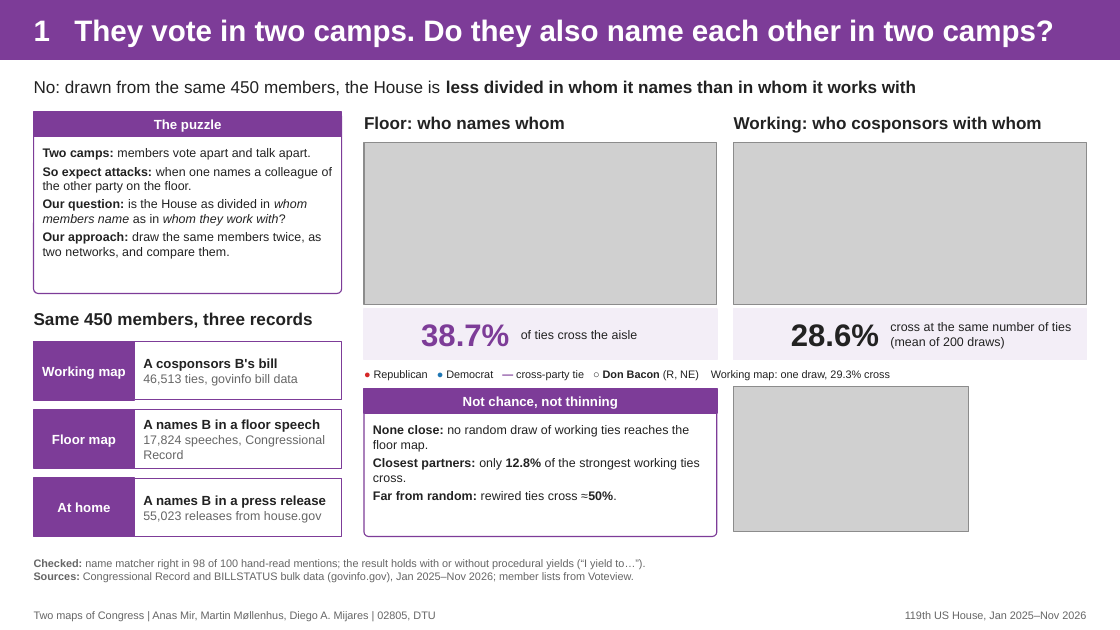
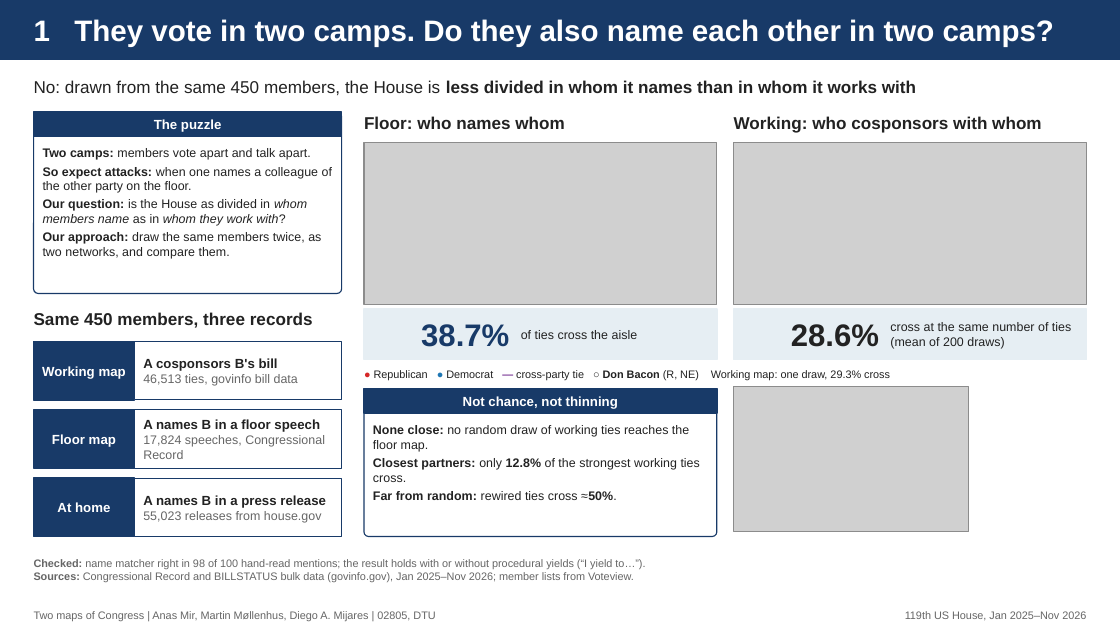
Before and after one commit to martinmoll/SocialGraphsAndInteractions, a slide deck: slide 1 of project/report/slides/slides.pptx. Drawn at 1120x630 pixels with LibreOffice and Linux fonts; fonts in the diff are those of the drawing; grey boxes stand for pictures. Boxes give left, top, right and bottom in pixels: in the first picture for what was removed or moved away, otherwise in the second. Text is boxed around its words. In the diff, an @@ line names an element or a change of style, - is before the commit and + after.

```diff
--- a/project/report/slides/slides.pptx
+++ b/project/report/slides/slides.pptx
@@ fill #7D3C98 to #183A68; outline #7D3C98 1 pt to #183A68 1 pt in 6 elements at [0,0,1120,59], [34,342,134,400], [34,410,134,468], [34,478,134,536], [364,389,717,413], [34,112,342,137] @@
@@ rectangle at [364,309,717,360]: fill #F3EEF7 to #E6EEF3; outline #F3EEF7 1 pt to #E6EEF3 1 pt @@
@@ text "38.7%" at [421,324,509,347]: text colour #7D3C98 to #183A68 @@
@@ outline #7D3C98 0.75 pt to #183A68 0.75 pt in 5 elements at [34,112,342,293], [134,342,342,400], [134,410,342,468], [134,478,342,536], [364,389,717,536] @@
```
Also in this commit, not shown: 2 other slides changed, 5 other files.
